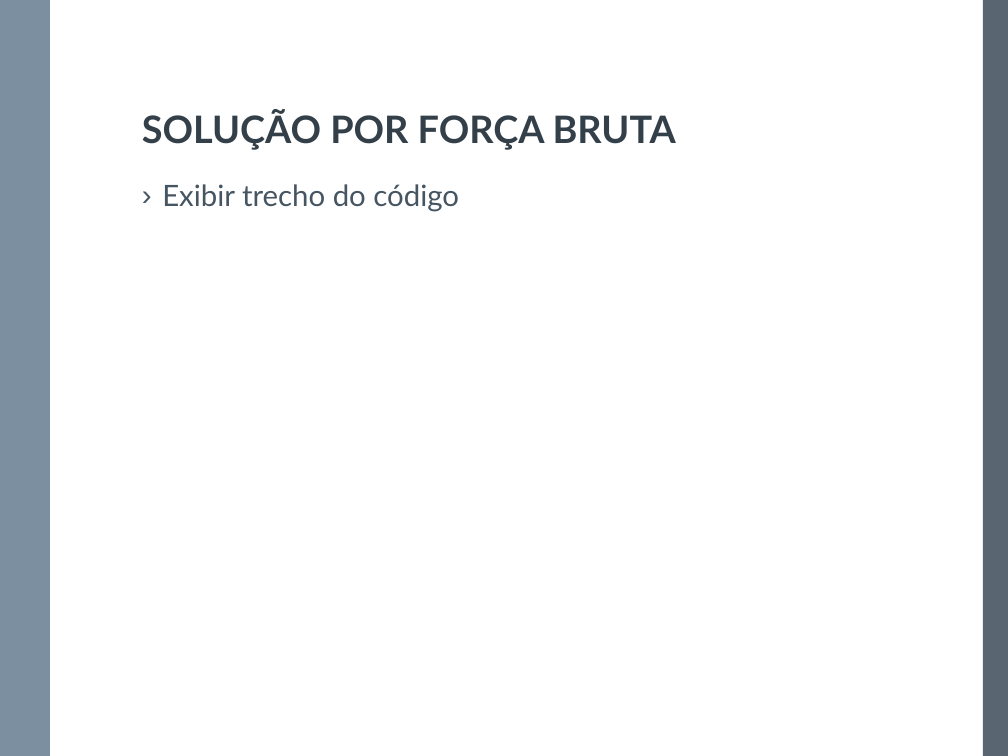
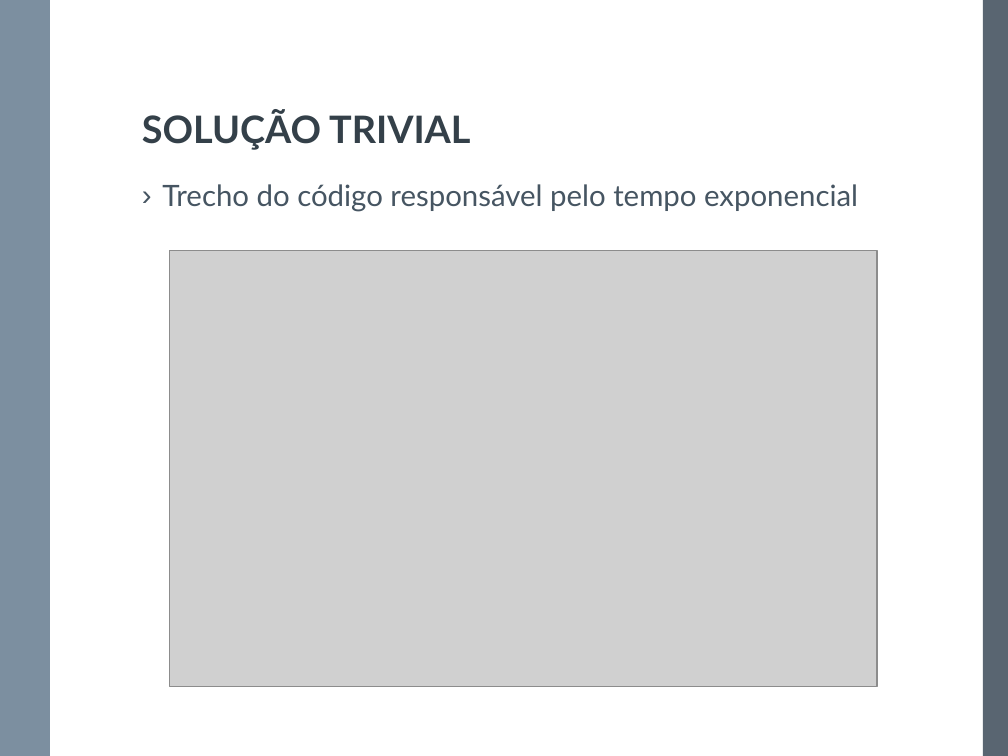
Before and after one commit to denisjose/divideandconquer, a slide deck: slide 5 of Apresentação.pptx. Drawn at 1008x756 pixels with LibreOffice and Linux fonts; fonts in the diff are those of the drawing; grey boxes stand for pictures. Boxes give left, top, right and bottom in pixels: in the first picture for what was removed or moved away, otherwise in the second. Text is boxed around its words. In the diff, an @@ line names an element or a change of style, - is before the commit and + after.

```diff
--- a/Apresentação.pptx
+++ b/Apresentação.pptx
@@ title at (x1=142, y1=110, x2=470, y2=150): text changed @@
-SOLUÇÃO POR FORÇA BRUTA
+SOLUÇÃO TRIVIAL
@@ text at (x1=162, y1=184, x2=858, y2=212): text changed @@
-› Exibir trecho do código
+› Trecho do código responsável pelo tempo exponencial
@@ picture added at (x1=169, y1=251, x2=877, y2=686) @@
```
Also in this commit, not shown: 3 other slides changed, 4 other files.
